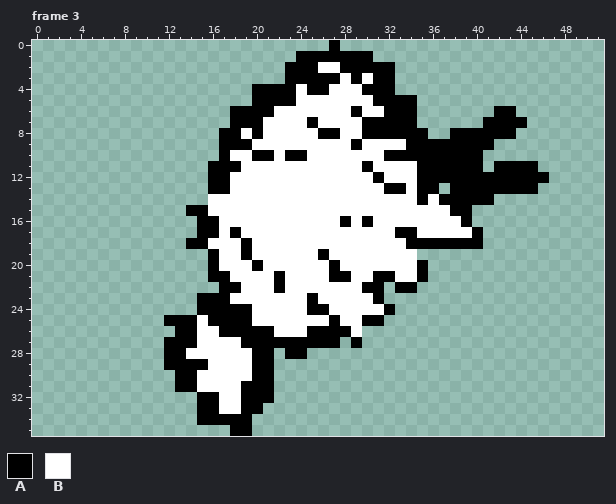
A pixel-art file gets an edit: done/bird_death.aseprite. The picture above is the old version.
52x36 pixels, 3 frames. Shown: frame 3.
Visible layers, top first: "legs+wings", "body+head".
Palette (. is transparent): A #000000  B #ffffff
Pixels before, frame 3, first column x 12:
 0 ...............A...................
 1 ............AAAAAAA................
 2 ...........AAABBAAAAA..............
 3 ...........AAAAABABAA..............
 4 ........AAAABAABBBAAA..............
 5 ........AAAABBBBBBBAAAA............
 6 ......AAAABBBBBBBABBAAA.......AA...
 7 ......AAABBBBABBBBAAAAA......AAAA..
 8 .....AABABBBBBAABBAAAAAA..AAAAAA...
 9 .....AAABBBBBBBBBABBBBAAAAAAAA.....
10 .....ABBAABAABBBBBBBAAAAAAAAA......
11 ....AAABBBBBBBBBBBABBBBAAAAAA.AAAA.
12 ....AABBBBBBBBBBBBBABBBAAAAAAAAAAAA
13 ....AABBBBBBBBBBBBBBAABAA.AAAAAAAA.
14 ....BBBBBBBBBBBBBBBBBBBABAAAAA.....
15 ..AABBBBBBBBBBBBBBBBBBBBBBAA.......
16 ...AABBBBBBBBBBBABABBBBBBBBA.......
17 ...AABABBBBBBBBBBBBBBAABBBBBA......
18 ..AABBBABBBBBBBBBBBBBBAAAAAAA......
19 ....ABBABBBBBBABBBBBBBB............
20 ....ABBBABBBBBBABBBBBBBA...........
21 ....AABBBBABBBBAABBAABBA...........
22 .....AABBBABBBBBBBAA.AA............
23 ...AAABBBBBBBABBBBBA...............
24 ...AAAAABBBBBAABBBBBA..............
25 AAABAAAABBBBBBBABBAA...............
26 .AABBAAAAABBBAAAAB.................
27 AAABBBBAAAAAAAAA.A.................
28 AABBBBBBAA.AA......................
29 AAAABBBBAA.........................
30 .AABBBBBAA.........................
31 .AABBBBAAA.........................
32 ...AABBAAA.........................
33 ...AABBAA..........................
34 ...AAAAA...........................
35 ......AA...........................
After:
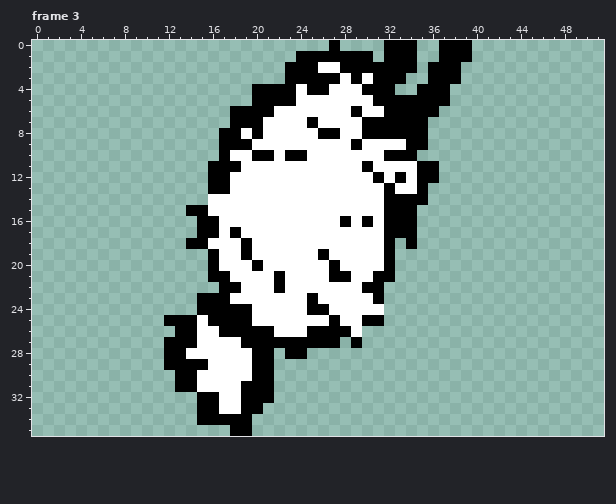
The edit:
Frame 3, layer "legs+wings":
There is now colour A in rows 0 to 1 at x 32 to 34 and 37 to 39; in row 2 at x 33 to 34 and 36 to 38; in row 3 at x 33 and 36 to 38; in rows 4 to 5 at x 35 to 37; in row 6 at x 35 to 36; in row 7 at x 35.
The edit turns colour B into colour A in row 12 at x 33; in rows 14 to 16 at x 32 to 34; in rows 17 to 20 at x 32.
The edit turns colour A into colour B in row 13 at x 33.
The author cleared colour A in row 6 at x 42 to 43; in row 7 at x 41 to 44; in row 8 at x 38 to 43; in row 9 at x 36 to 41; in row 10 at x 35 to 40; in row 11 at x 37 to 40 and 42 to 45.
The author cleared colour A in row 12 at x 37 to 46; in row 13 at x 36 and 38 to 45; in row 14 at x 37 to 41; in row 15 at x 38 to 39; in row 16 at x 39; in row 17 at x 40.
The author cleared colour A in row 18 at x 35 to 40; in rows 20 to 21 at x 35; in row 22 at x 33 to 34; in row 24 at x 32.
The author cleared colour B in row 14 at x 36; in row 15 at x 35 to 37; in row 16 at x 35 to 38; in row 17 at x 35 to 39; in row 18 at x 33; in rows 19 to 21 at x 33 to 34.
Changed places in both pictures, as pixel boxes (x1, y1, x2, y2):
changed: (384, 40, 549, 315)
